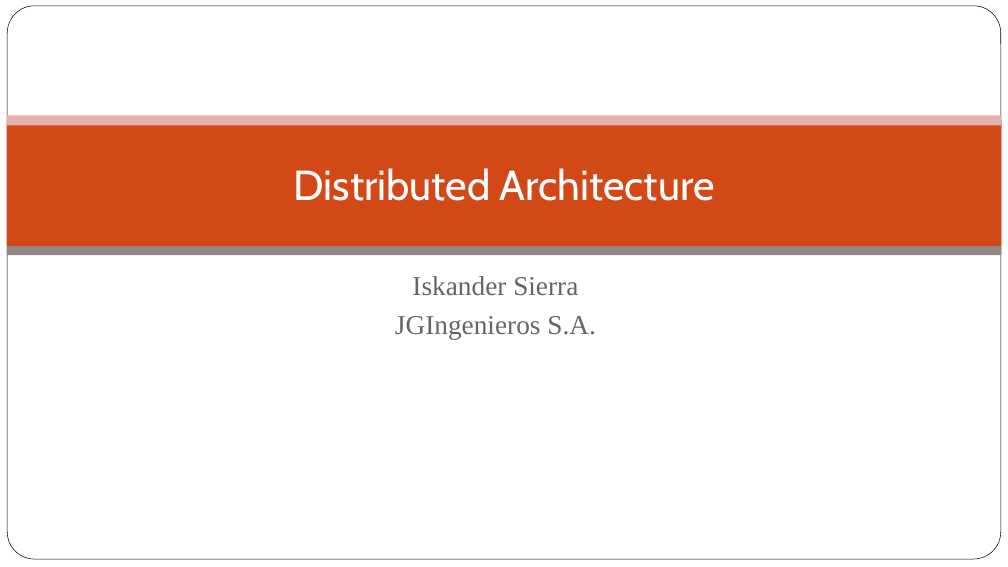
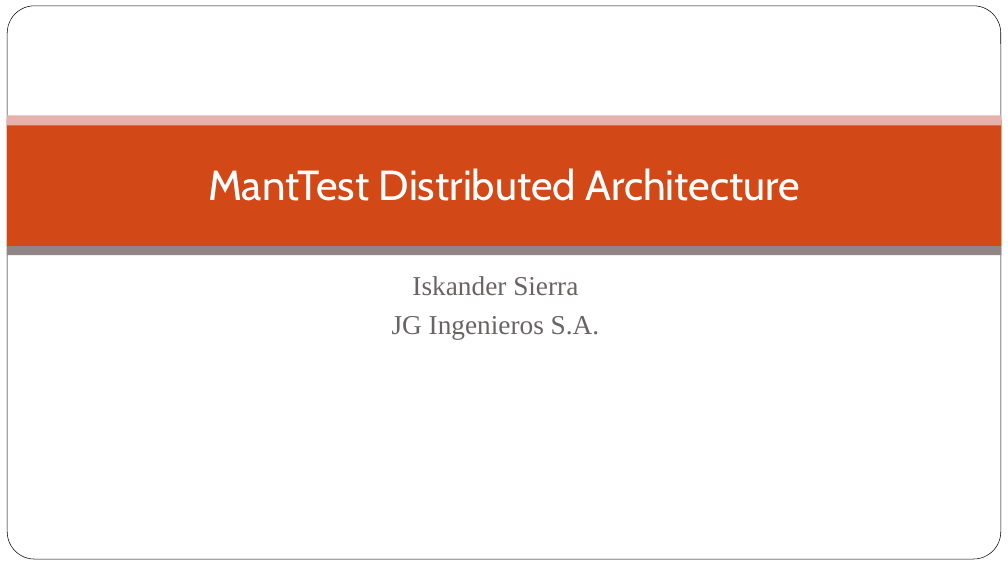
Before and after one commit to iskandersierra/DevSharp, a slide deck: slide 1 of Docs/Distributed Architecture.pptx. Drawn at 1008x567 pixels with LibreOffice and Linux fonts; fonts in the diff are those of the drawing; background and template pictures are left out. Boxes give left, top, right and bottom in pixels: in the first picture for what was removed or moved away, otherwise in the second. Text is boxed around its words. In the diff, an @@ line names an element or a change of style, - is before the commit and + after.

Commit message:
Added test serialization project

```diff
--- a/Docs/Distributed Architecture.pptx
+++ b/Docs/Distributed Architecture.pptx
@@ title at (x1=208, y1=168, x2=800, y2=201): text changed @@
-Distributed Architecture
+MantTest Distributed Architecture
@@ subtitle at (x1=392, y1=316, x2=600, y2=339): spaces changed @@
-JGIngenieros S.A.
+JG Ingenieros S.A.
```
Also in this commit, not shown: 10 other slides changed, 2 slides added, 1 slide removed, 9 other files.
